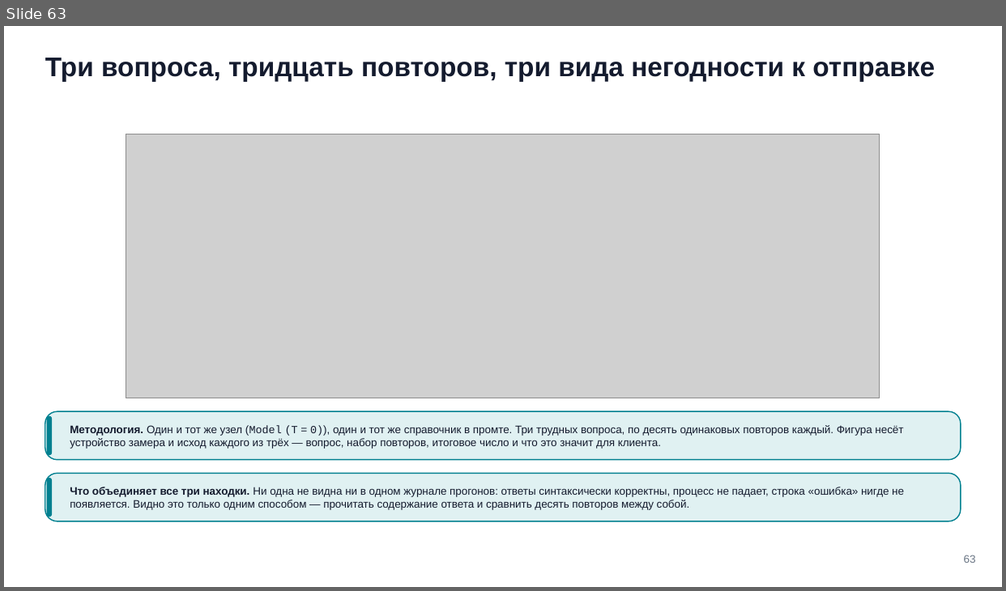
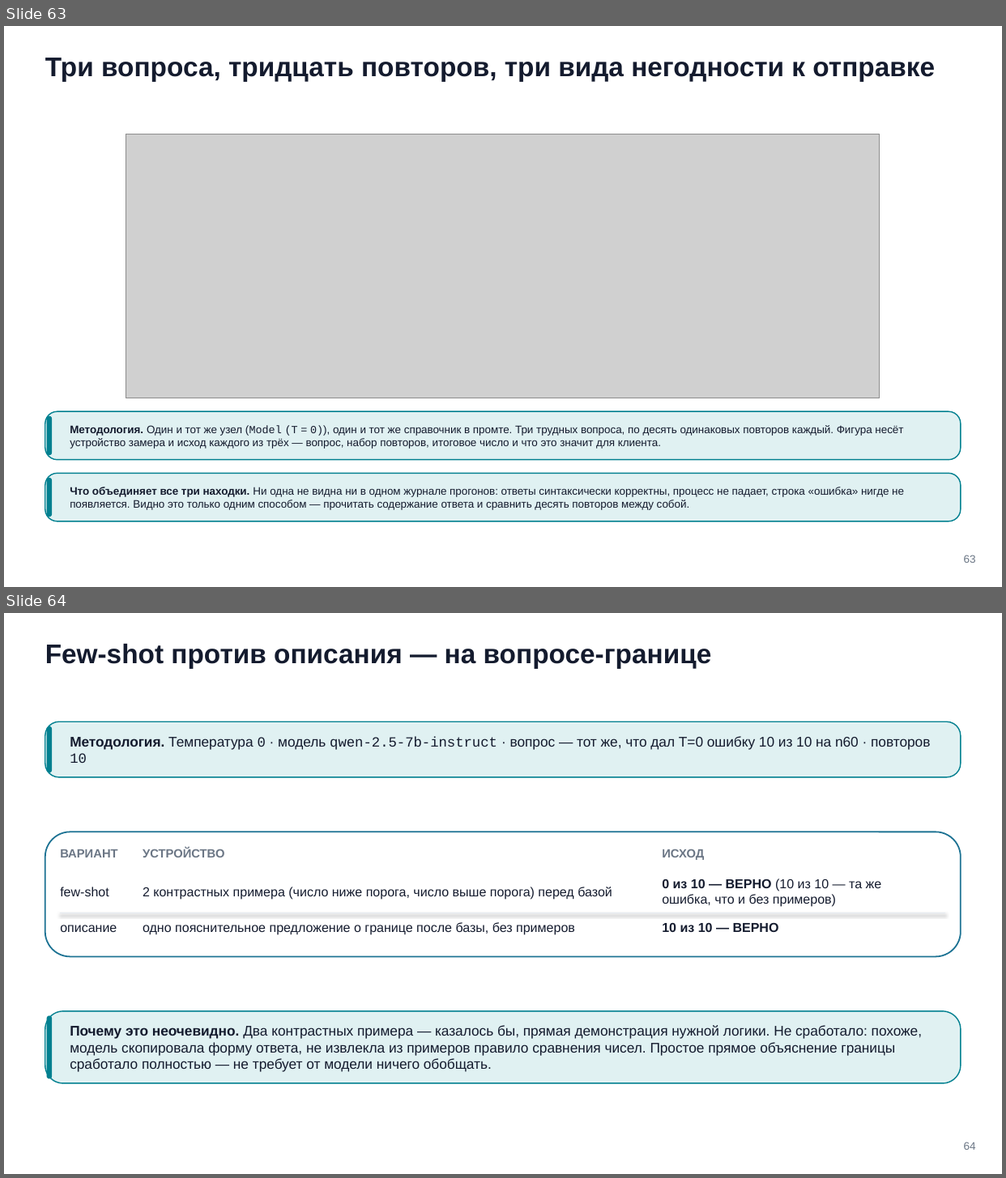
Before and after one commit to tellina-study/AI-usage-lessons, a slide deck: library/seminars/sem-09/rendered/sem-09.pptx. Shown one above the other, each under a label of ours: slide 63 before the commit, slides 63 and 64 after it. The pictures are 1006x591 and 1006x1178 pixels, drawn with LibreOffice and Linux fonts; fonts in the diff are those of the drawing; grey boxes stand for pictures. Boxes give left, top, right and bottom in pixels: in the first picture for what was removed or moved away, otherwise in the second. Text is boxed around its words. In the diff, an @@ line names an element or a change of style, - is before the commit and + after.

Commit message:
Кейс 5: seed убран, few-shot/описание добавлены, методология крупными блоками #299
Правка владельца 2026-10-27. seed убран из вариантов (не существует на узле
стенда — n59 это уже показывал, теперь это согласовано с набором карточек
n57). Вместо него — few-shot и вариант с описанием правила в промте,
измерены на живом стенде на том же вопросе-границе, что дал T=0 устойчиво
НЕВЕРНЫЙ ответ 10/10 (execution 946-965, generic-харнесс Кейса 2).

Находка контринтуитивна: few-shot с двумя явно контрастными примерами не
починил ошибку ни разу (0 из 10 верно — модель скопировала форму ответа,
не правило сравнения чисел); простое описательное пояснение без единого
примера починило её полностью (10 из 10 верно).

Новый такт n60a: методология крупными бейджами (не абзацем текста) +
явная метка «ВЕРНО»/спорное число рядом с каждым «N из 10» — правка
владельца: «10 из 10 как будто правильно даже в случае ошибки». Формат
такта (бейджи методологии + явная метка верно/неверно) — тот же, что уже
использован в n13a/n26a/n40a для Кейсов 1-3, переносим паттерн, как и
просили.

Пересобрано — 82 слайда, оба PDF-сторожа чисты.

```diff
--- a/library/seminars/sem-09/rendered/sem-09.pptx
+++ b/library/seminars/sem-09/rendered/sem-09.pptx
@@ slide 64 added at [4, 613, 1002, 1174], background #FFFFFF @@
@@ text added at [45, 643, 712, 669], 26 pt, text #141B2E, bold @@
+Few-shot против описания — на вопросе-границе
@@ rounded rectangle added at [45, 722, 961, 777], fill #E0F1F2, outline #028090 1.1 pt @@
@@ rounded rectangle added at [47, 726, 52, 773], fill #028090 @@
@@ text added at [70, 736, 930, 763], 13.5 pt, text #141B2E @@
+Методология. Температура 0 · модель qwen-2.5-7b-instruct · вопрос — тот же, что дал T=0 ошибку 10 из 10 на n60 · повторов 10
@@ rounded rectangle added at [45, 833, 961, 957], fill #FFFFFF, outline #1C7293 1.4 pt @@
@@ text added at [60, 850, 117, 858], 11.5 pt, text #6B7685, bold @@
+ВАРИАНТ
@@ text added at [143, 848, 224, 858], 11.5 pt, text #6B7685, bold @@
+УСТРОЙСТВО
@@ text added at [662, 850, 704, 860], 11.5 pt, text #6B7685, bold @@
+ИСХОД
@@ text added at [662, 879, 882, 907], 12.5 pt, text #141B2E @@
+0 из 10 — ВЕРНО (10 из 10 — та же ошибка, что и без примеров)
@@ text added at [60, 887, 109, 897], 12.5 pt, text #141B2E @@
+few-shot
@@ text added at [143, 887, 612, 900], 12.5 pt, text #141B2E @@
+2 контрастных примера (число ниже порога, число выше порога) перед базой
@@ line added from (60, 914) to (946, 914), #E5EAF0 0.75 pt @@
@@ text added at [60, 925, 117, 932], 12.5 pt, text #141B2E @@
+описание
@@ text added at [143, 922, 575, 935], 12.5 pt, text #141B2E @@
+одно пояснительное предложение о границе после базы, без примеров
@@ text added at [662, 922, 779, 932], 12.5 pt, text #141B2E, bold @@
+10 из 10 — ВЕРНО
@@ rounded rectangle added at [45, 1012, 961, 1083], fill #E0F1F2, outline #028090 1.1 pt @@
@@ rounded rectangle added at [47, 1016, 52, 1079], fill #028090 @@
@@ text added at [70, 1025, 922, 1072], 13.5 pt, text #141B2E @@
+Почему это неочевидно. Два контрастных примера — казалось бы, прямая демонстрация нужной логики. Не сработало: похоже, модель скопировала форму ответа, не извлекла из примеров правило сравнения чисел. Простое прямое объяснение границы сработало полностью — не требует от модели ничего обобщать.
@@ text added at [964, 1142, 976, 1150], 10.5 pt, text #6B7685 @@
+64
```
Also in this commit, not shown: 20 slides changed, 7 other files.
